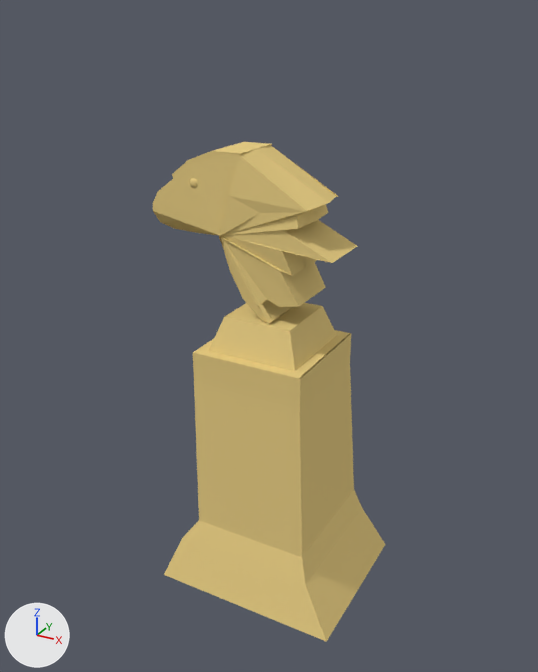
One commit to the Blender file Desi Y Ofelia/Assets/bird momument3.blend: the scene before it, then after it.
The view is the same before and after, from a 50 mm camera at (19.9, -31.9, 10.8) aimed at (2.6, -0.6, -4.9). Arrows for +X, +Y and +Z are at lower left; the lights stay in place.

Objects in the first picture: 'base', 'eyyes', 'head'.
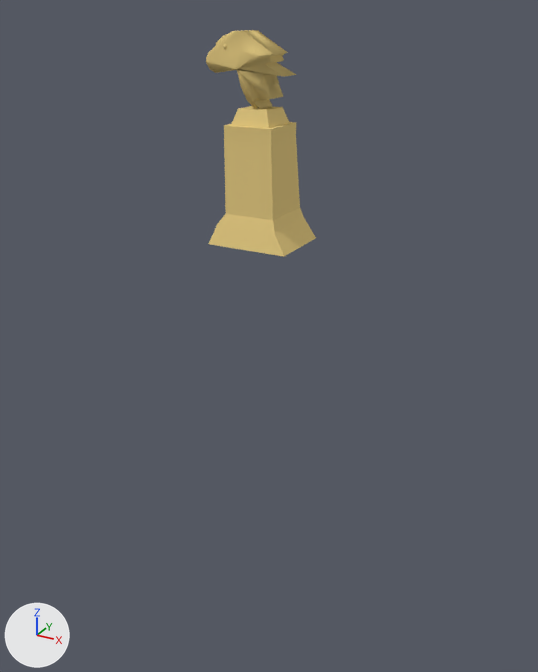
Changed parts and their boxes [x1, y1, x2, y2] in the pictures (538 x 672 px; the box of a moved part takes in the faces that stretch with it):
'base', moved, rescaled (51% narrower, 55% shorter): before [164, 303, 385, 642]; after [209, 106, 316, 257]
'head', reshaped, moved, rescaled (56% narrower, 56% shorter): before [153, 142, 357, 324]; after [206, 30, 296, 109]
'eyyes', moved: before [190, 178, 198, 188]; after [223, 44, 227, 49]
part 1 of me_cube_001, moved or reshaped: before [153, 151, 331, 324]; after [206, 31, 284, 99]
part 2 of me_cube_001, shading changed: before [213, 142, 357, 322]; after [236, 30, 296, 109]

The change, as a list of edits to the scene's bpy script:
```text
Change me_cube_001:
    used by ob_head; location = (1.75, -0.32, -3.3)
    remove me_cube_001.from_pydata(...)  # 333 vertices, 218 faces, 18 loose edges; spans x -5.24..4.89, y -1.88..1.88, z -0.24..7.94
    add me_cube_001.from_pydata(...)  # 265 vertices, 199 faces, 35 loose edges; spans x -5.24..4.89, y -2.18..1.97, z -0.24..7.94
    me_cube_001 part 1
    75 vertices are removed from x -5.21..2.84, y -1.82..1.82, z 2.41..4.61
    218 faces are deleted
    13 loose edges are deleted
    2 vertices move from x 2.36, y -1.67..1.67, z 3.62 to x 2.36, y -1.51..1.44, z 3.62
    7 vertices are added at x -1.02..2.36, y -2.18..1.97, z 2.62..4.01
    30 loose edges are added
    197 new faces join them, smooth
    2 new faces join them
    me_cube_001 part 2: 168 kept faces spanning x -5.24..4.89, y -1.88..1.88, z -0.24..7.94 are now shaded smooth
Change ob_eyyes:
    ob_eyyes.location: (-0.81, 1.03, 2.99) -> (0.4, 0.51, 9.18)
Change ob_head:
    ob_head.location: (1.75, -0.32, -3.3) -> (1.45, -0.05, 6.6)
    ob_head.scale: (1.0, 1.0, 1.0) -> (0.41, 0.41, 0.41)
Change ob_base:
    ob_base.location: (2.79, -0.28, -8.73) -> (1.88, -0.03, 4.37)
    ob_base.scale: (-1.88, -1.88, -5.51) -> (-0.769, -0.769, -2.26)
```
